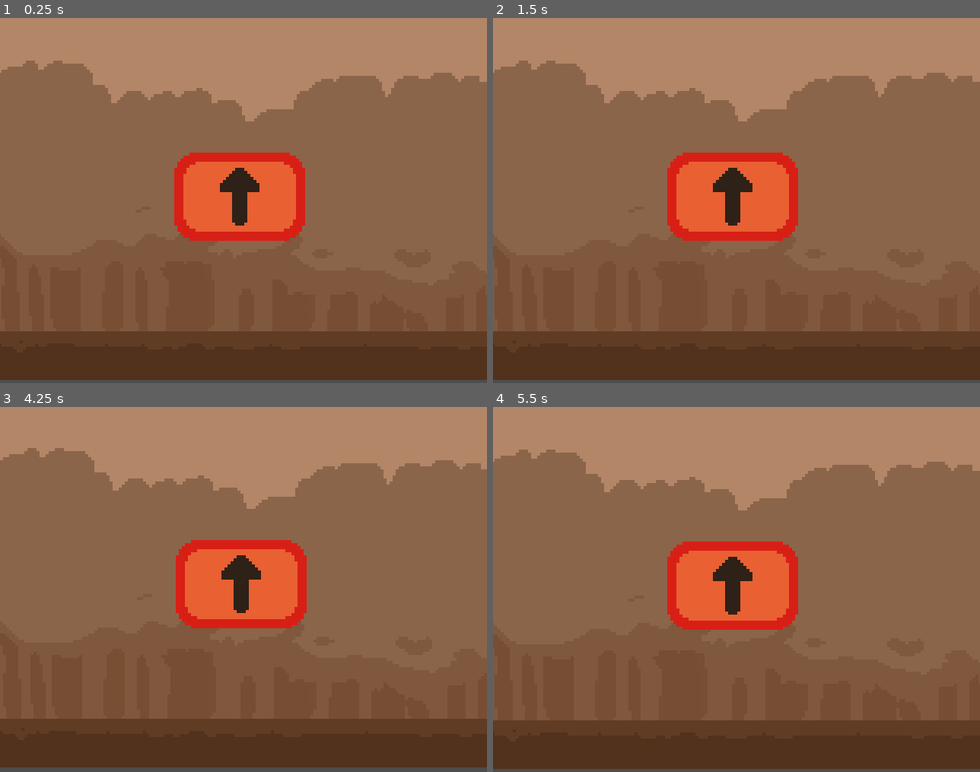
Above: before the commit, frames 1-4 (two rows, left to right).
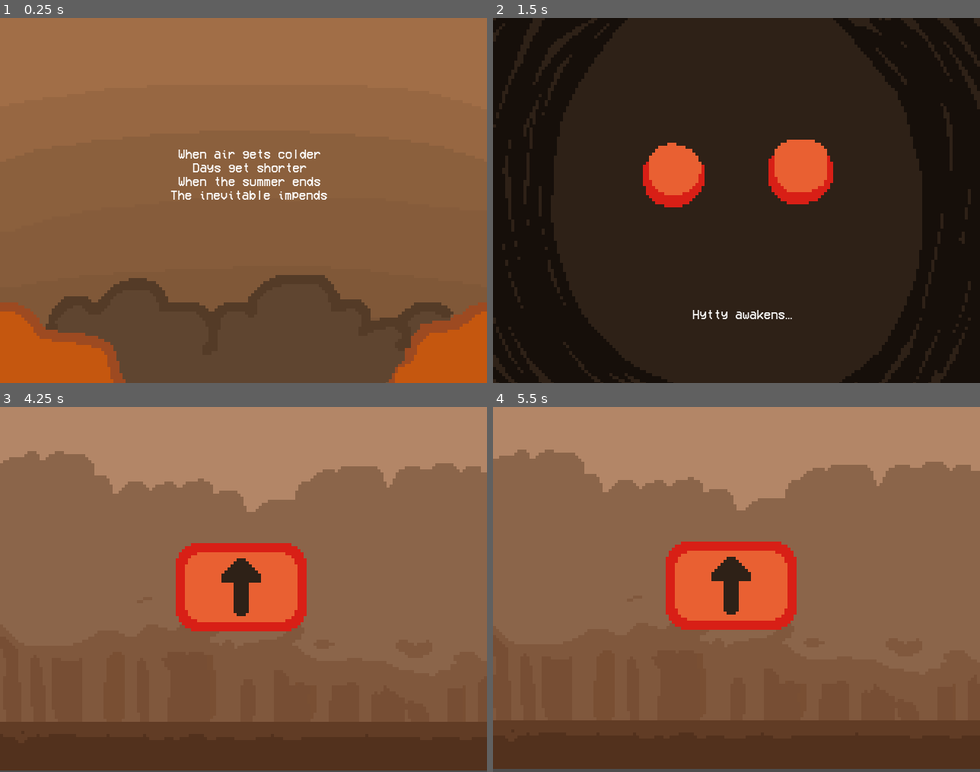
Above: after the commit, the same moments.

Repository: Minjutin/First-Godot-Project--Hytty
Game: Godot game, scene res://Scenes/IntroScene.tscn
The game is run twice, just before and just after one commit, with the same random seed, the same clock (stepped at 60 frames per second) and the same inputs. Before the commit the project starts from res://Scenes/HyttyGame.tscn.
Inputs:
- Up to frame 1 (0.25 s): no input
- Up to frame 2 (1.5 s): tap Enter at 0.5 s; hold Up (ui_up) 0.53-1.28 s; tap Space (ui_select) at 0.6, 0.77, 1.07, 1.35 s; hold Down (ui_down) from 1.28 s (still down)
- Up to frame 3 (4.25 s): tap Space (ui_select) at 1.52, 1.82, 2.1, 2.75, 2.85, 3.02, 3.32, 3.6, 3.77, 4.07 s; release Down (ui_down) at 2.03 s; hold Up (ui_up) 2.03-3.53 s; tap Enter at 3.5 s; hold Down (ui_down) from 3.53 s (still down)
- Up to frame 4 (5.5 s): keep holding Down (ui_down); tap Space (ui_select) at 4.35, 4.52, 4.82, 5.1 s

The runs differ from the first frame. In frame 1, 38% of the frame differs, in the area x 0-100%, y 0-100%; in frame 2, 99%; in frame 3, 3.0%; in frame 4, 0.6%.

Commit message:
Can change from intro to not-intro

Diff:
--- a/Scenes/IntroScene.tscn
+++ b/Scenes/IntroScene.tscn
@@ -11,24 +11,18 @@
 [node name="Text" type="Label" parent="."]
 z_index = 3
 offset_left = 142.0
-offset_top = 58.0
+offset_top = 96.0
 offset_right = 536.0
-offset_bottom = 292.0
+offset_bottom = 330.0
 theme_override_fonts/font = ExtResource("2_0k1b6")
-text = "When air gets colder
-Days get shorter
-When the summer ends
-The inevitable impends
-
-And the last protectors of human existence
-A vitally important assistance
-The last living individuals
-Come to perform their rituals
-"
+text = "sdfdf
+dfdf
+dfdf
+dfdfdf"
 horizontal_alignment = 1
 vertical_alignment = 1
 
 [node name="IntroImage" type="Sprite2D" parent="."]
-position = Vector2(334, 2)
+position = Vector2(333, 248)
 scale = Vector2(4.03, 4.03)
 texture = ExtResource("3_x1q4f")
--- a/Scripts/GoThroughIntro.gd
+++ b/Scripts/GoThroughIntro.gd
@@ -1,15 +1,56 @@
 extends Node
 
-onready var sprite = get_node("roots/Text")
-var introImages = [
+var sprite
+var said
+
+var images = [
+	load("res://Art/Intro/intro0.png"),
+	load("res://Art/Intro/intro1.png"),
 	load("res://Art/Intro/intro2.png"),
 	load("res://Art/Intro/intro3.png"),
 	load("res://Art/Intro/intro4.png")
 ]
 
-# Called when the node enters the scene tree for the first time.
+var textArray= [
+
+	"When air gets colder\nDays get shorter\nWhen the summer ends\nThe inevitable impends",
+	"And the last protectors of human existence\nA vitally important assistance\nThe last living individuals\nCome to perform their rituals",
+	"It's said that they are useless\nThat they are simply just pests\nBut what they actually do\nIs working for the greater good\n\nThe blood is to be sacrificed\nTo our dreaded antichrist\nThey try to keep him satisfied\nAnd usually - he is pacified",
+	"But humans, they can't understand\nThey resist, they kill, they sabotage\nAnd this year's sacrifice\nJust doesn't seem to suffice\n\nIt's time to bid farewell\nTo human existence",
+	"Hytty awakens…"
+
+]
+
+var i: int = 0
+
 func _ready():
-	pass # Replace with function body.
+	sprite  = get_node("IntroImage")
+	said = get_node("Text")
+	download_with_index(0)
 
 # Go through
-func startTutorial():
+func _process(delta):
+
+	if Input.is_action_just_pressed("ui_select"):
+
+		i = i +1
+
+		if i > images.size()-1:
+			var simultaneous_scene = preload("res://Scenes/HyttyGame.tscn").instantiate()
+			get_tree().root.add_child(simultaneous_scene)
+			get_tree().root.remove_child(self)
+			return
+
+		download_with_index(i)
+
+		#check if there is something else
+		if i==1:
+			said.position.y = -20
+		if i>2:
+			said.position.y = 280
+
+
+
+func download_with_index(index):
+	sprite.set_texture(images[index])
+	said.text = str(textArray[index])
--- a/project.godot
+++ b/project.godot
@@ -11,7 +11,7 @@
 [application]
 
 config/name="Hytty"
-run/main_scene="res://Scenes/HyttyGame.tscn"
+run/main_scene="res://Scenes/IntroScene.tscn"
 config/features=PackedStringArray("4.1", "GL Compatibility")
 config/icon="res://icon.svg"
 
Binary file added: Art/Intro/intro0.png
Not shown, added: Art/Intro/intro0.png.import
Binary file changed: Art/Intro/intro1.png
